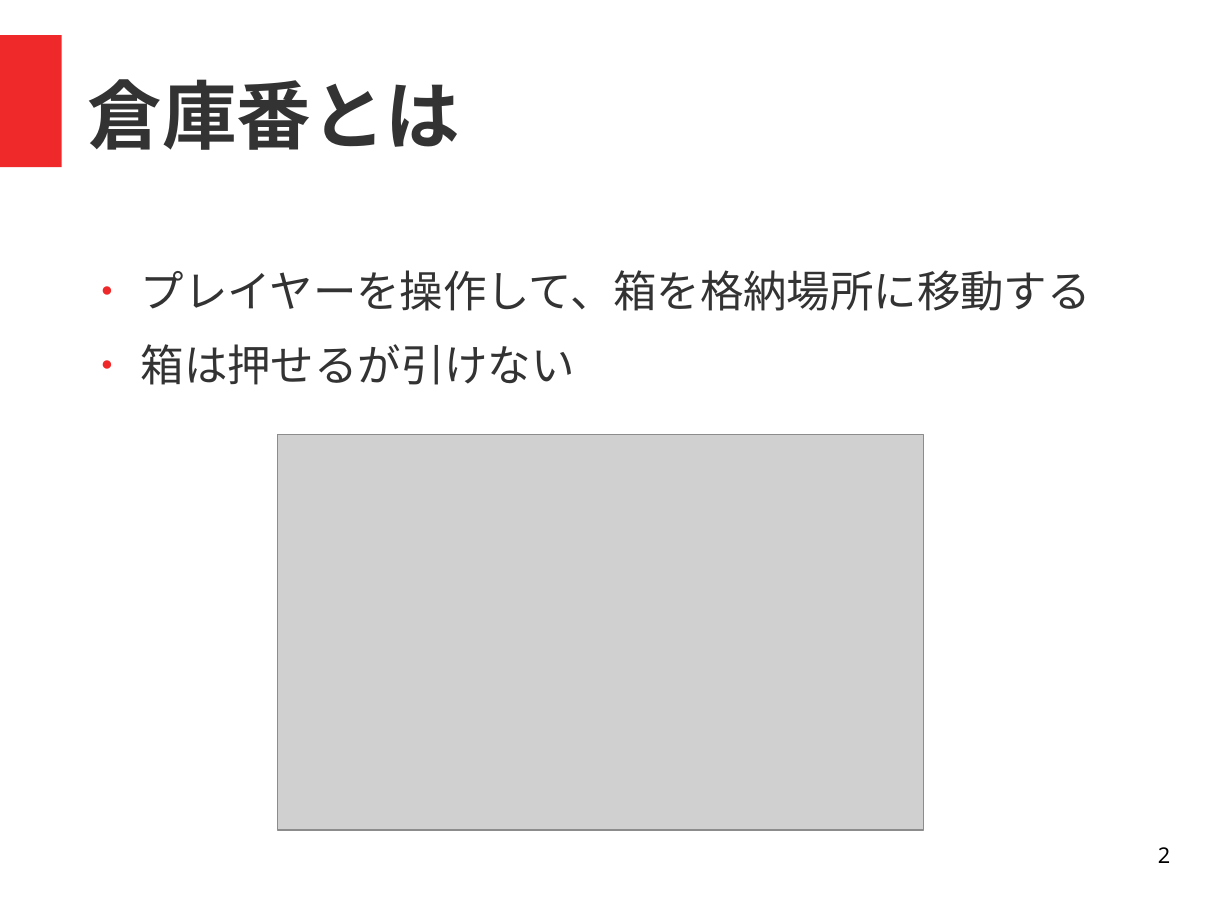
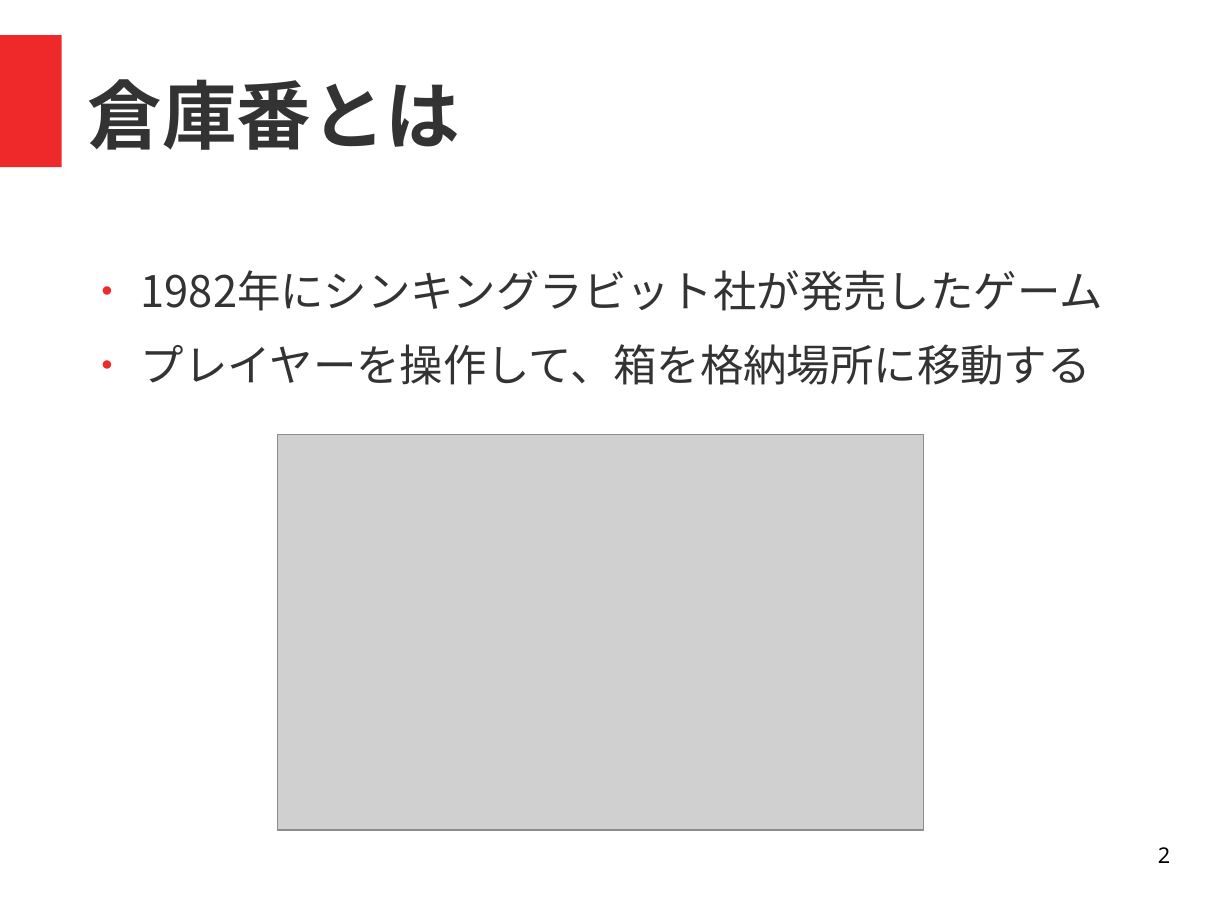
Before and after one commit to ptr-yudai/titech-sokoban, a slide deck: slide 2 of presentation.odp. Drawn at 1232x924 pixels with LibreOffice and Linux fonts; fonts in the diff are those of the drawing; grey boxes stand for pictures. Boxes give left, top, right and bottom in pixels: in the first picture for what was removed or moved away, otherwise in the second. Text is boxed around its words. In the diff, an @@ line names an element or a change of style, - is before the commit and + after.

```diff
--- a/presentation.odp
+++ b/presentation.odp
@@ text at (141, 270, 1103, 311): paragraph added @@
+● 1982年にシンキングラビット社が発売したゲーム
@@ text at (141, 344, 575, 385): paragraph removed @@
-● 箱は押せるが引けない
```
Also in this commit, not shown: 4 other slides changed, 3 slides added, 1 slide removed, 1 other file.
